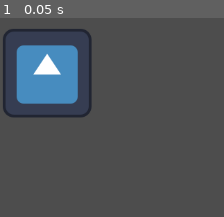
Above: before the commit, frame 1.
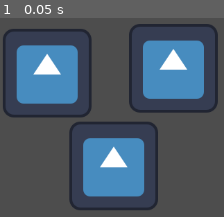
Above: after the commit, the same moment.

Repository: leopakarinen/Mobiilipeli-2026
Game: Godot game, scene res://node_2d.tscn
The game is run twice, just before and just after one commit, with the same random seed, the same clock (stepped at 60 frames per second) and the same inputs. The project has no main scene, so this scene is started directly. The engine's default icon, where the game draws it, is replaced by a stand-in: a white triangle on a blue panel in a dark square.
Inputs:
- Up to frame 1 (0.05 s): no input

The runs differ from the first frame. In frame 1, 20% of the frame differs, in the area x 30-98%, y 3-97%.

Commit message:
two more icons

Diff:
--- a/node_2d.tscn
+++ b/node_2d.tscn
@@ -7,3 +7,11 @@
 [node name="Icon" type="Sprite2D" parent="."]
 position = Vector2(68, 81)
 texture = ExtResource("1_wtcfe")
+
+[node name="Icon2" type="Sprite2D" parent="."]
+position = Vector2(250, 74)
+texture = ExtResource("1_wtcfe")
+
+[node name="Icon3" type="Sprite2D" parent="."]
+position = Vector2(164, 215)
+texture = ExtResource("1_wtcfe")
